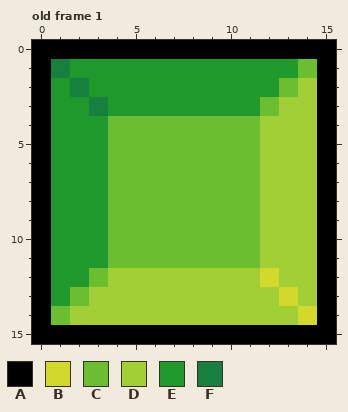
One commit to this pixel-art file: Assets/Aseprite/green.aseprite. Above, as it was before the edit.
16x16 pixels, 1 frame. Pixels under 10% opacity are left out. Shown: old frame 1. The commit also changed other frames, which this record leaves out.
Palette (. is transparent): A #000000  B #d3d92b  C #6abe30  D #a3cf36  E #1f992b  F #17803f
Pixels before, old frame 1, first column x 0:
 0 AAAAAAAAAAAAAAAA
 1 AFEEEEEEEEEEEECA
 2 AEFEEEEEEEEEECDA
 3 AEEFEEEEEEEECDDA
 4 AEEECCCCCCCCDDDA
 5 AEEECCCCCCCCDDDA
 6 AEEECCCCCCCCDDDA
 7 AEEECCCCCCCCDDDA
 8 AEEECCCCCCCCDDDA
 9 AEEECCCCCCCCDDDA
10 AEEECCCCCCCCDDDA
11 AEEECCCCCCCCDDDA
12 AEECDDDDDDDDBDDA
13 AECDDDDDDDDDDBDA
14 ACDDDDDDDDDDDDBA
15 AAAAAAAAAAAAAAAA
The same view after the edit:
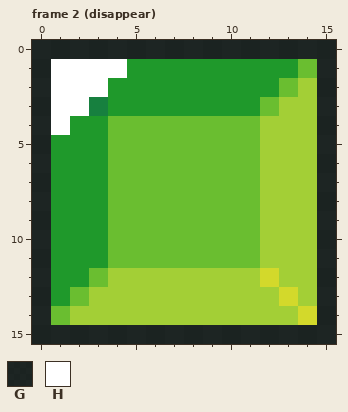
Colours new in this view: G #000000cd  H #ffffff
A new or re-ordered frame is compared with the old frame closest to it.
Diff:
frames 1 -> 15
layer "background" added
layer "gem" added
layer "white" added
layer "Layer 1" removed
Frame 2 (disappear) is new; against old frame 1, layers "white", "background":
y 0: x 0..15 AAAAAAAAAAAAAAAA -> GGGGGGGGGGGGGGGG
y 1: x 0..4 AFEEE -> GHHHH; x 15 A -> G
y 2: x 0..3 AEFE -> GHHH; x 15 A -> G
y 3: x 0..2 AEE -> GHH; x 15 A -> G
y 4: x 0..1 AE -> GH; x 15 A -> G
y 5..14: x 0 A -> G; x 15 A -> G
y 15: x 0..15 AAAAAAAAAAAAAAAA -> GGGGGGGGGGGGGGGG
Boxes around the changes in both pictures, in picture pixels (x1, y1, x2, y2):
changed: (32, 40, 336, 344)
